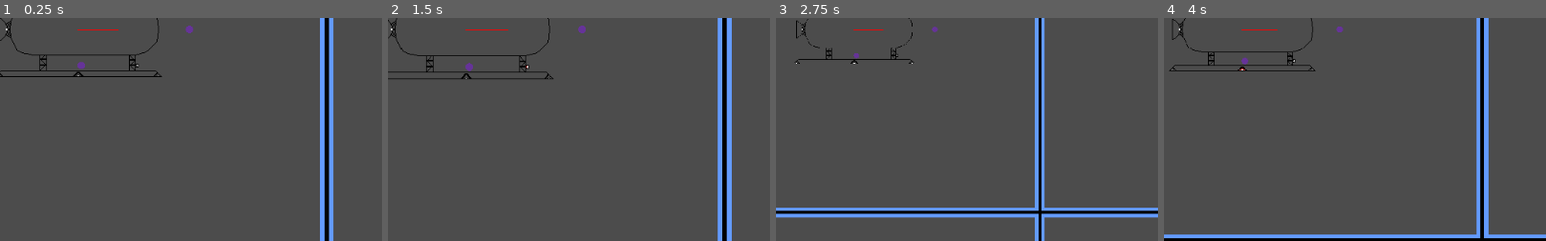
Above: before the commit, frames 1-4 (left to right).
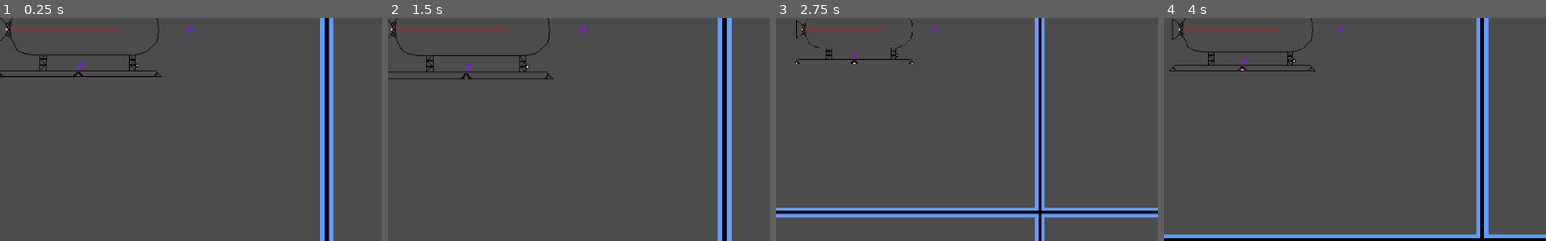
Above: after the commit, the same moments.

Repository: LottieVixen/space-game
Game: Godot game, scene res://levels/World.tscn
The game is run twice, just before and just after one commit, with the same random seed, the same clock (stepped at 60 frames per second) and the same inputs.
Inputs (mouse positions are % of the whole screen's width and height, from its top left):
- Up to frame 1 (0.25 s): no input
- Up to frame 2 (1.5 s): tap Enter at 0.5 s; move the mouse to (72, 45) at 0.52 s; hold Right (right) 0.53-1.28 s; hold Middle mouse button (breakpoint_trigger) 0.53-1.28 s; click (72, 45) at 0.67 s; tap Space (jump) at 0.77 s; move the mouse to (30, 55) at 1.27 s; hold S (reverse_thrust) from 1.28 s (still down); tap Mouse wheel up (zoom_in) at 1.35 s
- Up to frame 3 (2.75 s): tap Space (jump) at 1.52 s; move the mouse to (60, 28) at 2.02 s; release S (reverse_thrust) at 2.03 s; hold Right (right) from 2.03 s (still down); hold Mouse wheel down (zoom_out) from 2.03 s (still down)
- Up to frame 4 (4 s): move the mouse to (45, 70) at 2.77 s; release Right (right) at 2.78 s; release Mouse wheel down (zoom_out) at 2.78 s; hold S (reverse_thrust) 2.78-3.53 s; tap Middle mouse button (breakpoint_trigger) at 2.85 s; click (45, 70) at 2.92 s; tap Space (jump) at 3.02, 3.77 s; move the mouse to (80, 65) at 3.52 s; hold Left (left) from 3.53 s (still down); hold Mouse wheel up (zoom_in) from 3.53 s (still down)
The pictures show only the part of the screen within x 40-90%, y 47-97%; the shares and areas given below are measured in that part.

The runs differ from the first frame. In frame 1, less than 0.1% of the frame differs, in the area x 2-51%, y 3-7%; in frame 2, 0.1%, in the area x 2-52%, y 3-7%; in frame 3, less than 0.1%; in frame 4, less than 0.1%.

Commit message:
added more debugging graphics and drawing more

Diff:
--- a/levels/Ship_03.gd
+++ b/levels/Ship_03.gd
@@ -1,5 +1,4 @@
 extends RigidBody2D
-
 
 var screensize
 
@@ -31,13 +30,11 @@
 	#debug()
 
 func _draw():
-	draw_circle((Vector2.LEFT + thrust_force),5,Color.rebeccapurple)
-	draw_line(Vector2.LEFT,(
-		to_local($Thrusters/Rear.global_position) +
-		thrust_force.rotated(rotation)
-		),Color.red)
-	draw_circle((to_local($Thrusters/Left/Forward.global_position) + thrust_rev),5,Color.rebeccapurple)
-	draw_circle((to_local($Thrusters/Right/Forward.global_position) + thrust_rev),5,Color.rebeccapurple)
+	draw_circle((thrust_force.rotated(rotation)),5,Color.rebeccapurple)
+	draw_line($Thrusters/Rear.position,(to_local($Thrusters/Rear.global_position) + thrust_force.rotated(rotation)),Color.red)
+	draw_circle((to_local($Thrusters/Left/Forward.global_position) + thrust_rev.rotated(rotation)),5,Color.rebeccapurple)
+	#get_node("../").add_point( to_global($Thrusters/Left/Forward.global_position + thrust_rev.rotated(rotation)) )
+	draw_circle((to_local($Thrusters/Right/Forward.global_position) + thrust_rev.rotated(rotation)),5,Color.rebeccapurple)
 	#draw_circle((Vector2(0,0) + thrust_force),5,Color.rebeccapurple)
 
 func _process(_delta):
@@ -86,6 +83,8 @@
 	if Input.is_action_pressed("breakpoint_trigger"):
 		break_this_time = true
 
+	update()
+
 func _integrate_forces(_state):
 	#if !centered:
 	#	var xform = state.get_transform()
--- a/scripts/World.gd
+++ b/scripts/World.gd
@@ -3,6 +3,19 @@
 onready var ship = $Ship
 onready var debug = $debug
 
+#drawing stuff
+var array_points = PoolVector2Array()
+
+func _draw():
+	#for point in array_points:
+	#	draw_circle(point,1,Color.black)
+	pass
+
 func _process(_delta):
 	debug.get_node("container/vcontainer/stat1").text = "Ship Rotation: " + String(ship.rotation)
 	debug.get_node("container/vcontainer/stat2").text = "Angular Velocity: " + String(ship.angular_velocity)
+
+	#update()
+
+func add_point(point_to_add:Vector2) -> void:
+	array_points.append(point_to_add)
